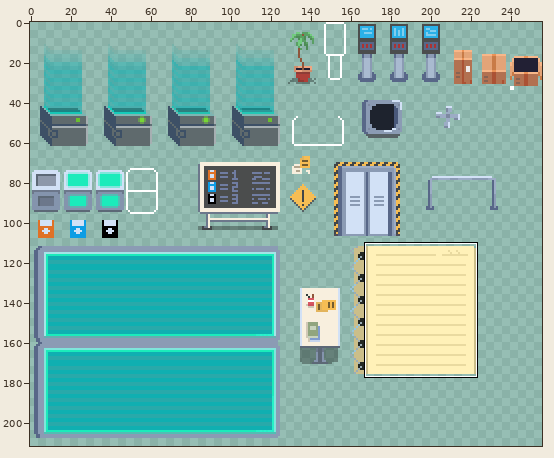
File history of a sprite sheet, assets/img/gameDeniro.png. The picture above shows the old version from afar; the outline marks the close-up.
Close-up. Earlier state:
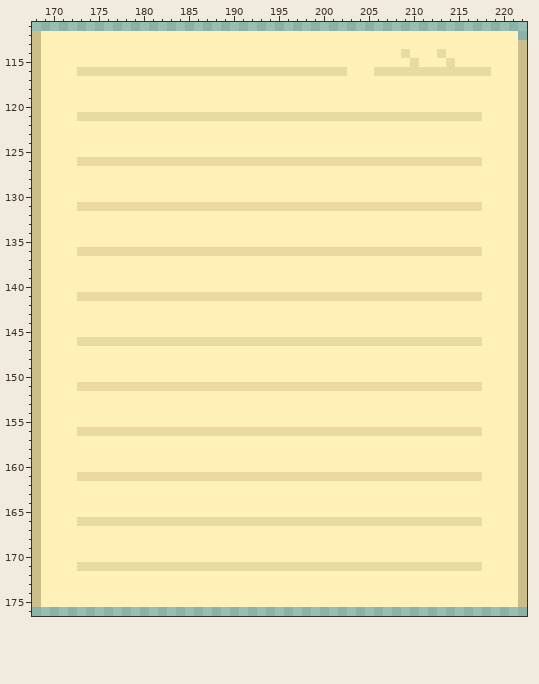
The file is 256x480 pixels. Pixels under 10% opacity are left out. Colours within 5 levels of each other are drawn and written as one. Shown: x 168..222, y 111..176. The wide view leaves out empty margins.
The result:
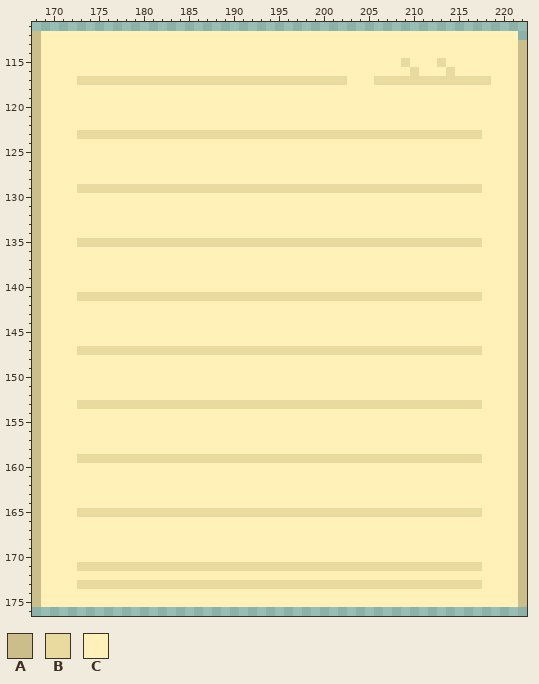
Palette (. is transparent): A #cbbe8a  B #e9daa0  C #fff1b8
The exact change:
y 114: x 209 B -> C; x 213 B -> C
y 115: x 209..210 CB -> BC; x 213..214 CB -> BC
y 116: x 173..202 BBBBBBBBBBBBBBBBBBBBBBBBBBBBBB -> CCCCCCCCCCCCCCCCCCCCCCCCCCCCCC; x 206..209 BBBB -> CCCC; x 211..213 BBB -> CCC; x 215..218 BBBB -> CCCC
y 117: x 173..202 CCCCCCCCCCCCCCCCCCCCCCCCCCCCCC -> BBBBBBBBBBBBBBBBBBBBBBBBBBBBBB; x 206..218 CCCCCCCCCCCCC -> BBBBBBBBBBBBB
y 121: x 173..217 BBBBBBBBBBBBBBBBBBBBBBBBBBBBBBBBBBBBBBBBBBBBB -> CCCCCCCCCCCCCCCCCCCCCCCCCCCCCCCCCCCCCCCCCCCCC
y 123: x 173..217 CCCCCCCCCCCCCCCCCCCCCCCCCCCCCCCCCCCCCCCCCCCCC -> BBBBBBBBBBBBBBBBBBBBBBBBBBBBBBBBBBBBBBBBBBBBB
y 126: x 173..217 BBBBBBBBBBBBBBBBBBBBBBBBBBBBBBBBBBBBBBBBBBBBB -> CCCCCCCCCCCCCCCCCCCCCCCCCCCCCCCCCCCCCCCCCCCCC
y 129: x 173..217 CCCCCCCCCCCCCCCCCCCCCCCCCCCCCCCCCCCCCCCCCCCCC -> BBBBBBBBBBBBBBBBBBBBBBBBBBBBBBBBBBBBBBBBBBBBB
y 131: x 173..217 BBBBBBBBBBBBBBBBBBBBBBBBBBBBBBBBBBBBBBBBBBBBB -> CCCCCCCCCCCCCCCCCCCCCCCCCCCCCCCCCCCCCCCCCCCCC
y 135: x 173..217 CCCCCCCCCCCCCCCCCCCCCCCCCCCCCCCCCCCCCCCCCCCCC -> BBBBBBBBBBBBBBBBBBBBBBBBBBBBBBBBBBBBBBBBBBBBB
y 136: x 173..217 BBBBBBBBBBBBBBBBBBBBBBBBBBBBBBBBBBBBBBBBBBBBB -> CCCCCCCCCCCCCCCCCCCCCCCCCCCCCCCCCCCCCCCCCCCCC
y 146: x 173..217 BBBBBBBBBBBBBBBBBBBBBBBBBBBBBBBBBBBBBBBBBBBBB -> CCCCCCCCCCCCCCCCCCCCCCCCCCCCCCCCCCCCCCCCCCCCC
y 147: x 173..217 CCCCCCCCCCCCCCCCCCCCCCCCCCCCCCCCCCCCCCCCCCCCC -> BBBBBBBBBBBBBBBBBBBBBBBBBBBBBBBBBBBBBBBBBBBBB
y 151: x 173..217 BBBBBBBBBBBBBBBBBBBBBBBBBBBBBBBBBBBBBBBBBBBBB -> CCCCCCCCCCCCCCCCCCCCCCCCCCCCCCCCCCCCCCCCCCCCC
y 153: x 173..217 CCCCCCCCCCCCCCCCCCCCCCCCCCCCCCCCCCCCCCCCCCCCC -> BBBBBBBBBBBBBBBBBBBBBBBBBBBBBBBBBBBBBBBBBBBBB
y 156: x 173..217 BBBBBBBBBBBBBBBBBBBBBBBBBBBBBBBBBBBBBBBBBBBBB -> CCCCCCCCCCCCCCCCCCCCCCCCCCCCCCCCCCCCCCCCCCCCC
y 159: x 173..217 CCCCCCCCCCCCCCCCCCCCCCCCCCCCCCCCCCCCCCCCCCCCC -> BBBBBBBBBBBBBBBBBBBBBBBBBBBBBBBBBBBBBBBBBBBBB
y 161: x 173..217 BBBBBBBBBBBBBBBBBBBBBBBBBBBBBBBBBBBBBBBBBBBBB -> CCCCCCCCCCCCCCCCCCCCCCCCCCCCCCCCCCCCCCCCCCCCC
y 165: x 173..217 CCCCCCCCCCCCCCCCCCCCCCCCCCCCCCCCCCCCCCCCCCCCC -> BBBBBBBBBBBBBBBBBBBBBBBBBBBBBBBBBBBBBBBBBBBBB
y 166: x 173..217 BBBBBBBBBBBBBBBBBBBBBBBBBBBBBBBBBBBBBBBBBBBBB -> CCCCCCCCCCCCCCCCCCCCCCCCCCCCCCCCCCCCCCCCCCCCC
y 173: x 173..217 CCCCCCCCCCCCCCCCCCCCCCCCCCCCCCCCCCCCCCCCCCCCC -> BBBBBBBBBBBBBBBBBBBBBBBBBBBBBBBBBBBBBBBBBBBBB
